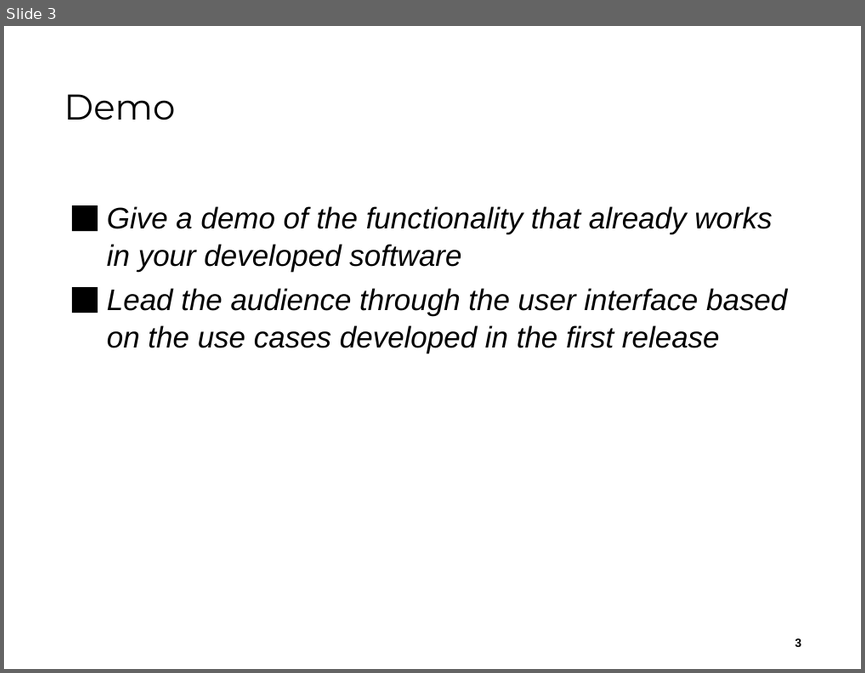
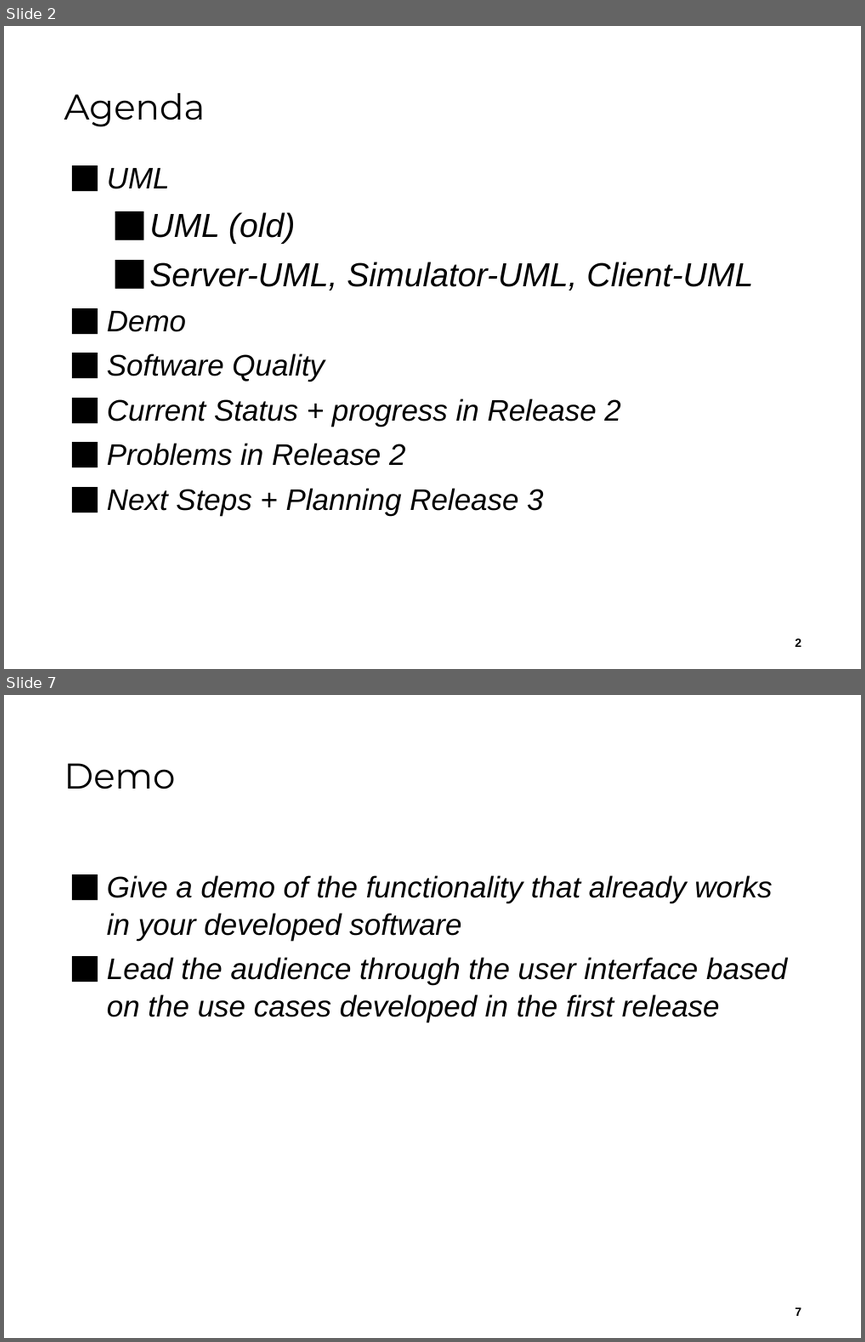
Before and after one commit to jku-win-se/teaching.ws22.prse.smartroom.Team2, a slide deck: documentation/presentations/PRSE_SS22-Team2_Sprint_2_Presentation.pptx. Shown one above the other, each under a label of ours: slide 3 before the commit, slides 2 and 7 after it; the slides between them are not shown. The pictures are 865x673 and 865x1342 pixels, drawn with LibreOffice and Linux fonts; fonts in the diff are those of the drawing; background and template pictures are left out. Boxes give left, top, right and bottom in pixels: in the first picture for what was removed or moved away, otherwise in the second. Text is boxed around its words. In the diff, an @@ line names an element or a change of style, - is before the commit and + after.

```diff
--- a/documentation/presentations/PRSE_SS22-Team2_Sprint_2_Presentation.pptx
+++ b/documentation/presentations/PRSE_SS22-Team2_Sprint_2_Presentation.pptx
@@ slide 2 added at <box>4,26,861,669</box>, background #FFFFFF @@
@@ title added at <box>64,93,205,127</box>, 30 pt, text #000000 @@
+Agenda
@@ text added at <box>107,168,753,516</box>, 25 pt, text #000000, italic @@
+⬛ UML
+  ⬛ UML (old)
+  ⬛ Server-UML, Simulator-UML, Client-UML
+⬛ Demo
+⬛ Software Quality
+⬛ Current Status + progress in Release 2
+⬛ Problems in Release 2
+⬛ Next Steps + Planning Release 3
@@ page number added at <box>794,638,801,646</box>, 10 pt, text #000000, bold @@
+2
@@ what was slide 3 is now slide 7 @@
@@ page number at <box>794,1307,801,1315</box>: text changed @@
-3
+7
```
Also in this commit, not shown: 1 slide changed, 4 other slides added, 1 slide removed.
